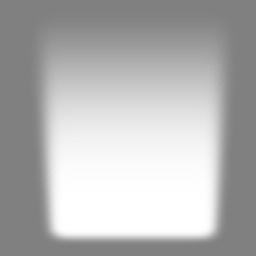
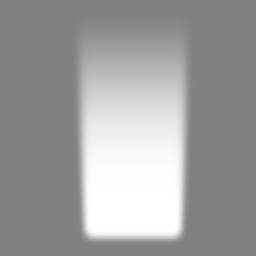
Layer changes from the first 256x256 image to the second:
painted on "Layer 1 copy" over [31, 17, 235, 245]
